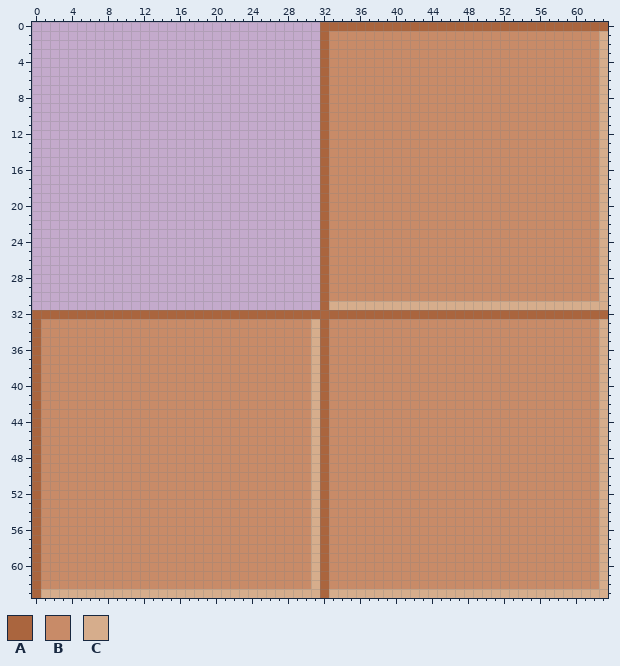
Pixel-art sprite, stored at source/images/LShape.png. Above: the version before the commit.
The file is 64x64 pixels. Colours within 5 levels of each other are drawn and written as one.
Palette (. is transparent): A #aa653e  B #c88b68  C #d6ad8c
Once edited:
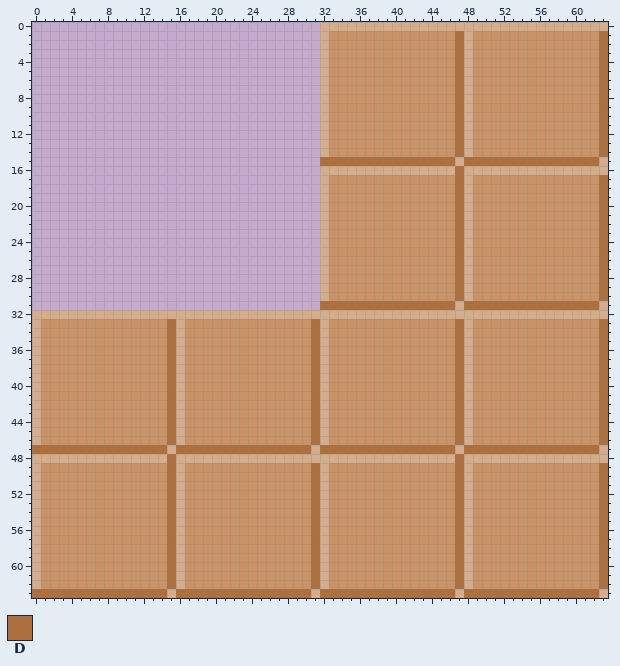
Colours new in this view: D #ac6f3d
The exact change:
colour B: #c88b68 -> #c99367
Changed rows in their new state; - is a pixel that keeps its letter.
first column x 0:
 0 --------------------------------CCCCCCCCCCCCCCCCCCCCCCCCCCCCCCCC
 1 --------------------------------C--------------DC--------------D
 2 --------------------------------C--------------DC--------------D
 3 --------------------------------C--------------DC--------------D
 4 --------------------------------C--------------DC--------------D
 5 --------------------------------C--------------DC--------------D
 6 --------------------------------C--------------DC--------------D
 7 --------------------------------C--------------DC--------------D
 8 --------------------------------C--------------DC--------------D
 9 --------------------------------C--------------DC--------------D
10 --------------------------------C--------------DC--------------D
11 --------------------------------C--------------DC--------------D
12 --------------------------------C--------------DC--------------D
13 --------------------------------C--------------DC--------------D
14 --------------------------------C--------------DC--------------D
15 --------------------------------DDDDDDDDDDDDDDDCDDDDDDDDDDDDDDD-
16 --------------------------------CCCCCCCCCCCCCCCDCCCCCCCCCCCCCCC-
17 --------------------------------C--------------DC--------------D
18 --------------------------------C--------------DC--------------D
19 --------------------------------C--------------DC--------------D
20 --------------------------------C--------------DC--------------D
21 --------------------------------C--------------DC--------------D
22 --------------------------------C--------------DC--------------D
23 --------------------------------C--------------DC--------------D
24 --------------------------------C--------------DC--------------D
25 --------------------------------C--------------DC--------------D
26 --------------------------------C--------------DC--------------D
27 --------------------------------C--------------DC--------------D
28 --------------------------------C--------------DC--------------D
29 --------------------------------C--------------DC--------------D
30 --------------------------------C--------------DC--------------D
31 --------------------------------DDDDDDDDDDDDDDD-DDDDDDDDDDDDDDD-
32 CCCCCCCCCCCCCCCCCCCCCCCCCCCCCCCCCCCCCCCCCCCCCCCCCCCCCCCCCCCCCCCC
33 C--------------DC--------------DC--------------DC--------------D
34 C--------------DC--------------DC--------------DC--------------D
35 C--------------DC--------------DC--------------DC--------------D
36 C--------------DC--------------DC--------------DC--------------D
37 C--------------DC--------------DC--------------DC--------------D
38 C--------------DC--------------DC--------------DC--------------D
39 C--------------DC--------------DC--------------DC--------------D
40 C--------------DC--------------DC--------------DC--------------D
41 C--------------DC--------------DC--------------DC--------------D
42 C--------------DC--------------DC--------------DC--------------D
43 C--------------DC--------------DC--------------DC--------------D
44 C--------------DC--------------DC--------------DC--------------D
45 C--------------DC--------------DC--------------DC--------------D
46 C--------------DC--------------DC--------------DC--------------D
47 DDDDDDDDDDDDDDDCDDDDDDDDDDDDDDD-DDDDDDDDDDDDDDDCDDDDDDDDDDDDDDD-
48 CCCCCCCCCCCCCCCDCCCCCCCCCCCCCCC-CCCCCCCCCCCCCCCDCCCCCCCCCCCCCCC-
49 C--------------DC--------------DC--------------DC--------------D
50 C--------------DC--------------DC--------------DC--------------D
51 C--------------DC--------------DC--------------DC--------------D
52 C--------------DC--------------DC--------------DC--------------D
53 C--------------DC--------------DC--------------DC--------------D
54 C--------------DC--------------DC--------------DC--------------D
55 C--------------DC--------------DC--------------DC--------------D
56 C--------------DC--------------DC--------------DC--------------D
57 C--------------DC--------------DC--------------DC--------------D
58 C--------------DC--------------DC--------------DC--------------D
59 C--------------DC--------------DC--------------DC--------------D
60 C--------------DC--------------DC--------------DC--------------D
61 C--------------DC--------------DC--------------DC--------------D
62 C--------------DC--------------DC--------------DC--------------D
63 DDDDDDDDDDDDDDD-DDDDDDDDDDDDDDD-DDDDDDDDDDDDDDD-DDDDDDDDDDDDDDD-
Where, in picture pixels (left, top, right, bottom), the same in both pictures:
changed: (32, 22, 608, 598)
